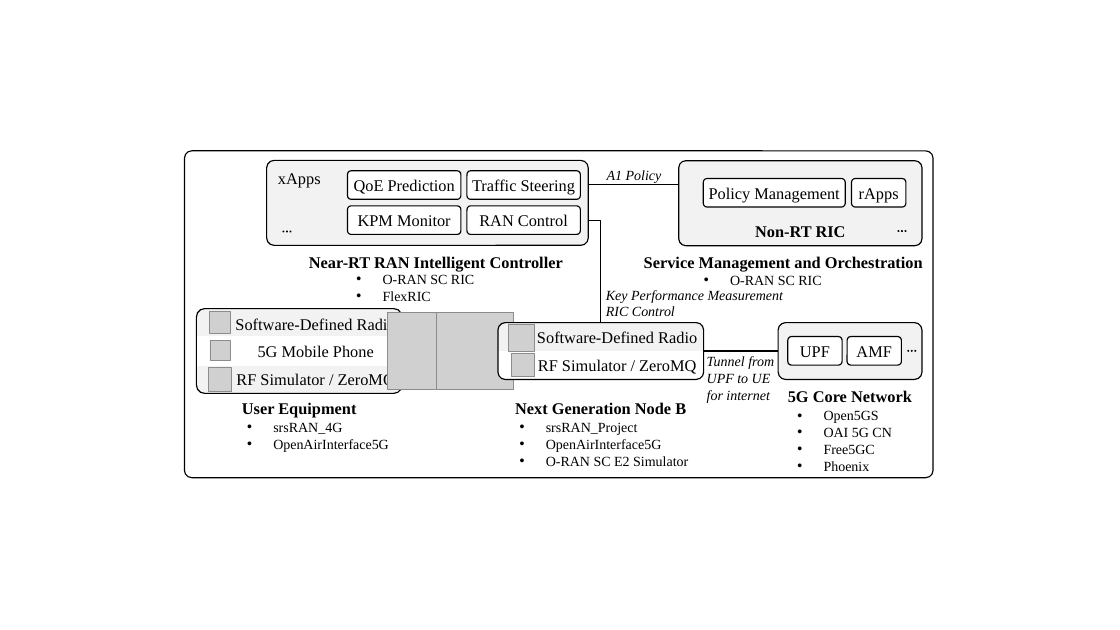
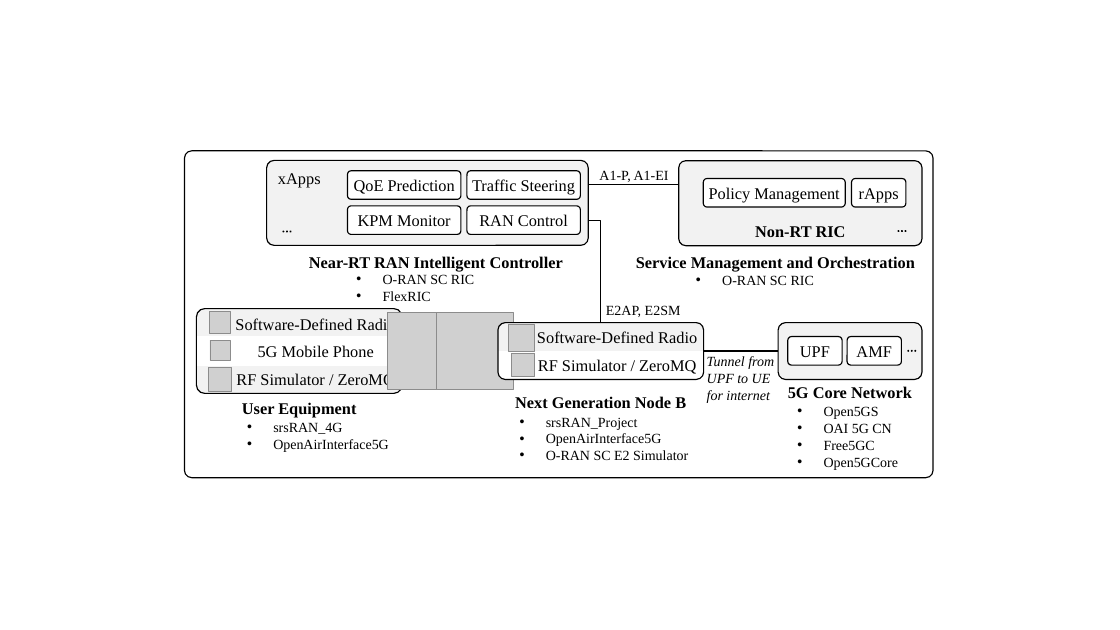
Before and after one commit to usnistgov/O-RAN-Testbed-Automation, a slide deck: slide 1 of RAN_Intelligent_Controllers/research/Diagrams.pptx. Drawn at 1120x630 pixels with LibreOffice and Linux fonts; fonts in the diff are those of the drawing; grey boxes stand for pictures. Boxes give left, top, right and bottom in pixels: in the first picture for what was removed or moved away, otherwise in the second. Text is boxed around its words. In the diff, an @@ line names an element or a change of style, - is before the commit and + after.

```diff
--- a/RAN_Intelligent_Controllers/research/Diagrams.pptx
+++ b/RAN_Intelligent_Controllers/research/Diagrams.pptx
@@ text at [599, 170, 669, 182]: text changed; italic off @@
-A1 Policy
+A1-P, A1-EI
@@ text "Service Management and Orchestration": place and size @@
-text "Service Management and Orchestration" at [644, 256, 923, 272]
+text "Service Management and Orchestration" at [636, 256, 915, 272]
@@ text "O-RAN SC RIC": place and size @@
-text "O-RAN SC RIC" at [730, 275, 821, 285]
+text "O-RAN SC RIC" at [722, 275, 814, 285]
@@ text removed at [606, 290, 784, 316] @@
-Key Performance Measurement
-RIC Control
@@ text added at [606, 305, 681, 317], 12 pt, text #000000 @@
+E2AP, E2SM
@@ 3 texts: place and size @@
-3 texts at [515, 390, 912, 466]
+3 texts at [515, 386, 912, 460]
@@ text at [824, 457, 898, 470]: text changed @@
-• Phoenix
+• Open5GCore
```
Also in this commit, not shown: 3 other slides changed.
